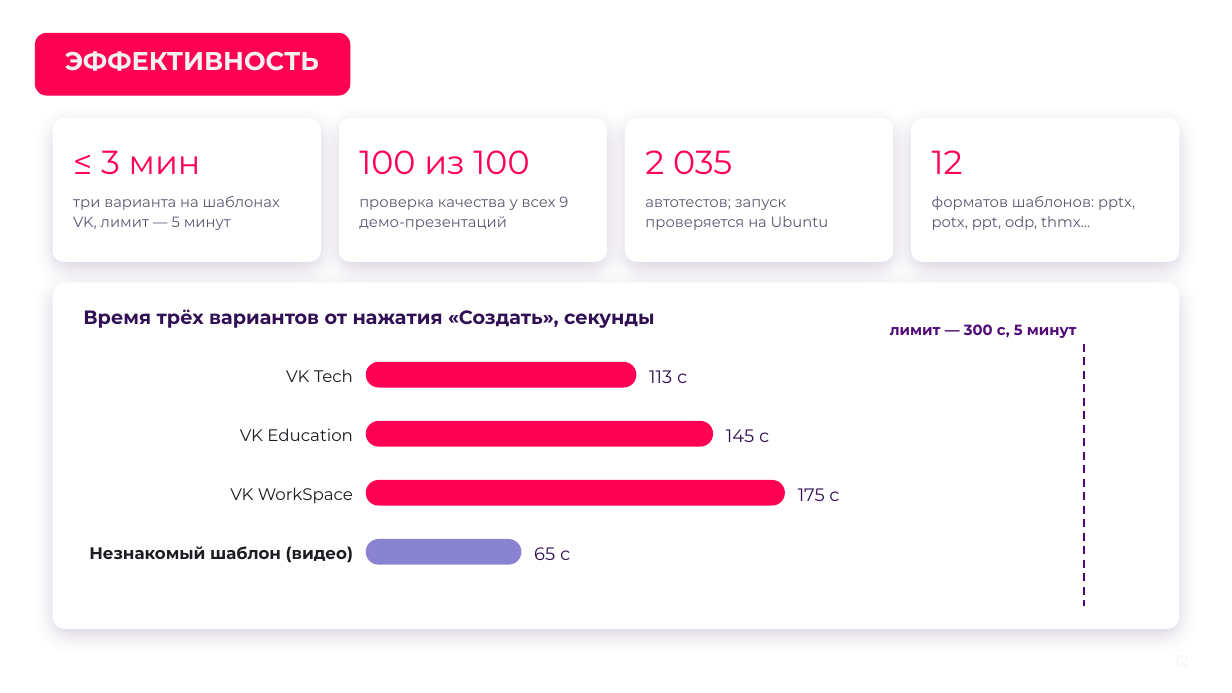
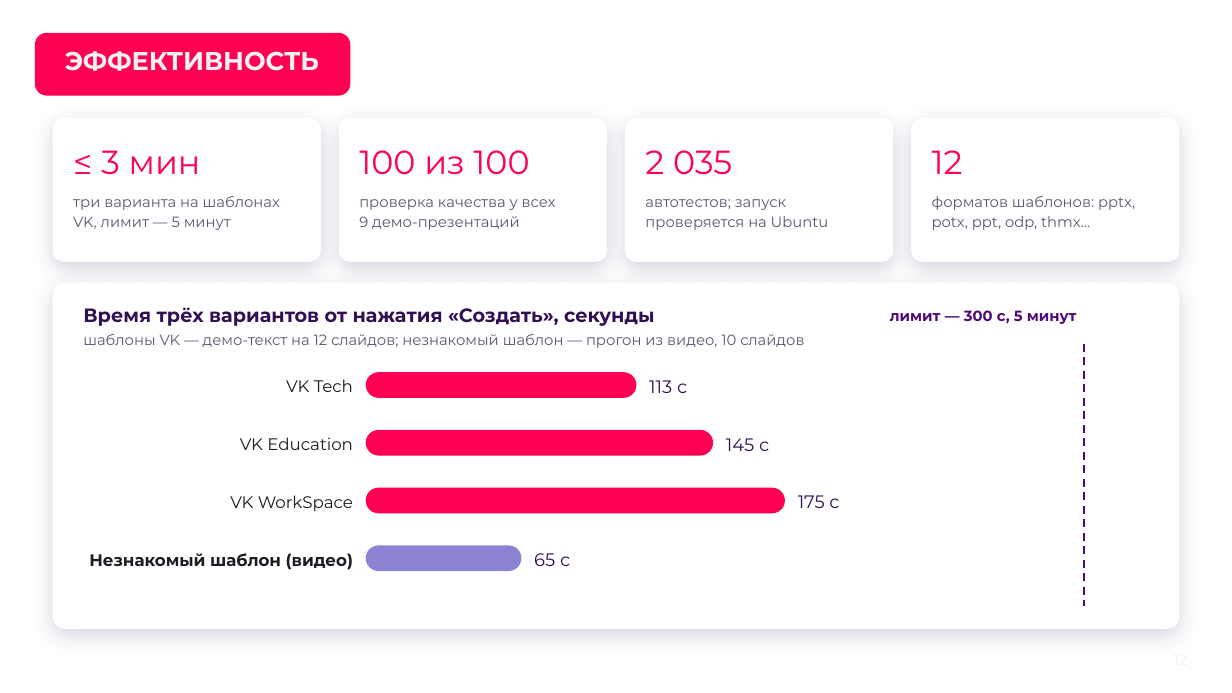
Before and after one commit to hl0pch1k/verstka, a slide deck: slide 12 of docs/presentation/verstka-pitch.pptx. Drawn at 1232x693 pixels with LibreOffice and Linux fonts; fonts in the diff are those of the drawing; background and template pictures are left out. Boxes give left, top, right and bottom in pixels: in the first picture for what was removed or moved away, otherwise in the second. Text is boxed around its words. In the diff, an @@ line names an element or a change of style, - is before the commit and + after.

Commit message:
Презентация проекта после независимой проверки вёрстки
- все поля и отступы по одной сетке, номера страниц на одном месте и видны на тёмных слайдах
- «Результат»: сетка девяти презентаций на слайде, где варианты заметно отличаются
- согласованы цифры: время прогонов из видео и демо-презентаций подписано отдельно
- счётчик тестов в README: 2 035

```diff
--- a/docs/presentation/verstka-pitch.pptx
+++ b/docs/presentation/verstka-pitch.pptx
@@ text "проверка качества у всех 9 ..." rewrapped from box(359, 196, 568, 230) to box(359, 199, 556, 230) @@
@@ text "лимит — 300 с, 5 ...": place and size @@
-text "лимит — 300 с, 5 ..." at box(890, 324, 1077, 338)
+text "лимит — 300 с, 5 ..." at box(890, 310, 1077, 324)
@@ text added at box(83, 334, 804, 348), 11.5 pt, text #5E5670 @@
+шаблоны VK — демо-текст на 12 слайдов; незнакомый шаблон — прогон из видео, 10 слайдов
@@ 4 texts, 3 rounded rectangles: place and size @@
-4 texts, 3 rounded rectangles at box(240, 362, 786, 506)
+4 texts, 3 rounded rectangles at box(240, 372, 786, 514)
@@ 4 texts, 1 rounded rectangle: place and size @@
-4 texts, 1 rounded rectangle at box(89, 487, 839, 565)
+4 texts, 1 rounded rectangle at box(89, 495, 839, 571)
```
Also in this commit, not shown: 10 other slides changed, 1 other file.
